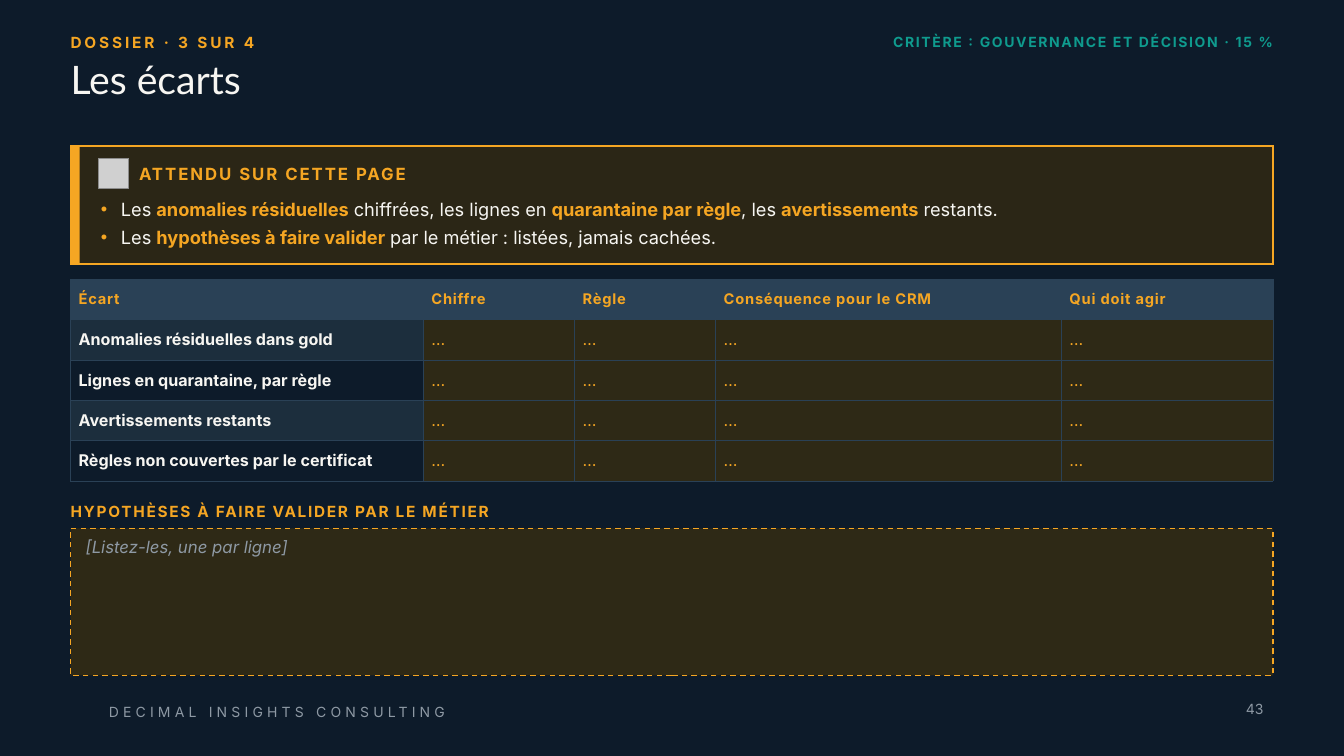
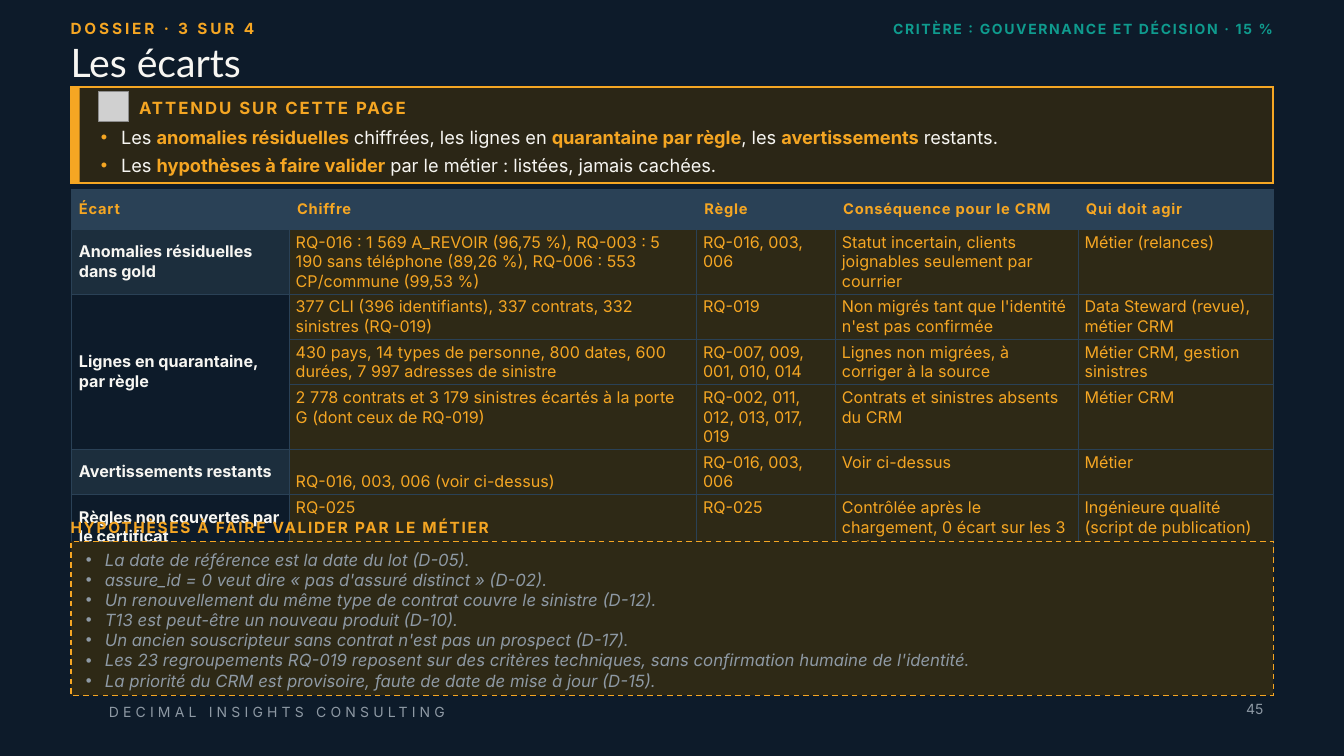
Before and after one commit to ruthabebeneg/td-qualite-g02, a slide deck: slide 45 of livrables/Livrable_Groupe_TD_AssurConnect.pptx (slide 43 before the commit). Drawn at 1344x756 pixels with LibreOffice and Linux fonts; fonts in the diff are those of the drawing; grey boxes stand for pictures; background and template pictures are left out. Boxes give left, top, right and bottom in pixels: in the first picture for what was removed or moved away, otherwise in the second. Text is boxed around its words. In the diff, an @@ line names an element or a change of style, - is before the commit and + after.

Commit message:
Mise à jour du livrable PowerPoint

```diff
--- a/livrables/Livrable_Groupe_TD_AssurConnect.pptx
+++ b/livrables/Livrable_Groupe_TD_AssurConnect.pptx
@@ 2 texts, 1 title: place and size @@
-2 texts, 1 title at <box>71,35,1252,95</box>
+2 texts, 1 title at <box>71,22,1252,78</box>
@@ rectangle: place and size @@
-rectangle at <box>71,146,1273,264</box>
+rectangle at <box>71,88,1273,184</box>
@@ rectangle: place and size @@
-rectangle at <box>71,146,80,264</box>
+rectangle at <box>71,88,80,184</box>
@@ picture: place and size @@
-picture at <box>99,158,129,189</box>
+picture at <box>99,92,129,122</box>
@@ text "ATTENDU SUR CETTE PAGE": place and size @@
-text "ATTENDU SUR CETTE PAGE" at <box>139,159,946,188</box>
+text "ATTENDU SUR CETTE PAGE" at <box>139,93,946,121</box>
@@ text "Les anomalies résiduelles chiffrées, les ...": place and size @@
-text "Les anomalies résiduelles chiffrées, les ..." at <box>121,202,998,248</box>
+text "Les anomalies résiduelles chiffrées, les ..." at <box>121,130,998,176</box>
@@ table at <box>71,189,1273,546</box> @@
-row 2: Anomalies résiduelles dans gold | … | … | … | …
-row 3: Lignes en quarantaine, par règle | … | … | … | …
-row 4: Avertissements restants | … | … | … | …
-row 5: Règles non couvertes par le certificat | … | … | … | …
+row 2: Anomalies résiduelles dans gold | RQ-016 : 1 569 A_REVOIR (96,75 %), RQ-003 : 5 190 sans téléphone (89,26 %), RQ-006 : 553 CP/commune (99,53 %) | RQ-016, 003, 006 | Statut incertain, clients joignables seulement par courrier | Métier (relances)
+row 3: Lignes en quarantaine, par règle | 377 CLI (396 identifiants), 337 contrats, 332 sinistres (RQ-019) | RQ-019 | Non migrés tant que l'identité n'est pas confirmée | Data Steward (revue), métier CRM
+row 4:  | 430 pays, 14 types de personne, 800 dates, 600 durées, 7 997 adresses de sinistre | RQ-007, 009, 001, 010, 014 | Lignes non migrées, à corriger à la source | Métier CRM, gestion sinistres
+row 5:  | 2 778 contrats et 3 179 sinistres écartés à la porte G (dont ceux de RQ-019) | RQ-002, 011, 012, 013, 017, 019 | Contrats et sinistres absents du CRM | Métier CRM
+row 6: Avertissements restants | RQ-016, 003, 006 (voir ci-dessus) | RQ-016, 003, 006 | Voir ci-dessus | Métier
+row 7: Règles non couvertes par le certificat | RQ-025 | RQ-025 | Contrôlée après le chargement, 0 écart sur les 3 tables | Ingénieure qualité (script de publication)
@@ table: place and size @@
-table at <box>71,279,1273,481</box>
+table at <box>71,189,1273,546</box>
@@ text "HYPOTHÈSES À FAIRE VALIDER PAR ..." rewrapped from <box>197,503,208,517</box> to <box>79,520,208,542</box> @@
@@ rectangle "La date de référence est ...": place and size @@
-rectangle "La date de référence est ..." at <box>71,528,1273,676</box>
+rectangle "La date de référence est ..." at <box>71,541,1273,696</box>
@@ text in rectangle at <box>105,552,969,691</box>: text changed @@
-[Listez-les, une par ligne]
+• La date de référence est la date du lot (D-05).
+• assure_id = 0 veut dire « pas d'assuré distinct » (D-02).
+• Un renouvellement du même type de contrat couvre le sinistre (D-12).
+• T13 est peut-être un nouveau produit (D-10).
+• Un ancien souscripteur sans contrat n'est pas un prospect (D-17).
+• Les 23 regroupements RQ-019 reposent sur des critères techniques, sans confirmation humaine de l'identité.
+• La priorité du CRM est provisoire, faute de date de mise à jour (D-15).
@@ page number at <box>1246,704,1263,714</box>: text changed @@
-43
+45
```
Also in this commit, not shown: 16 other slides changed, 2 slides added.
